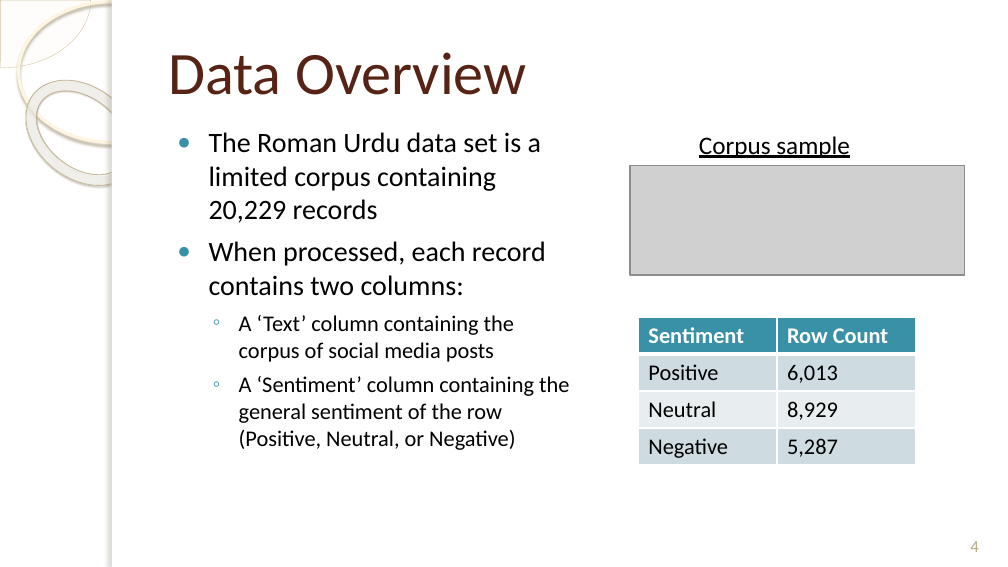
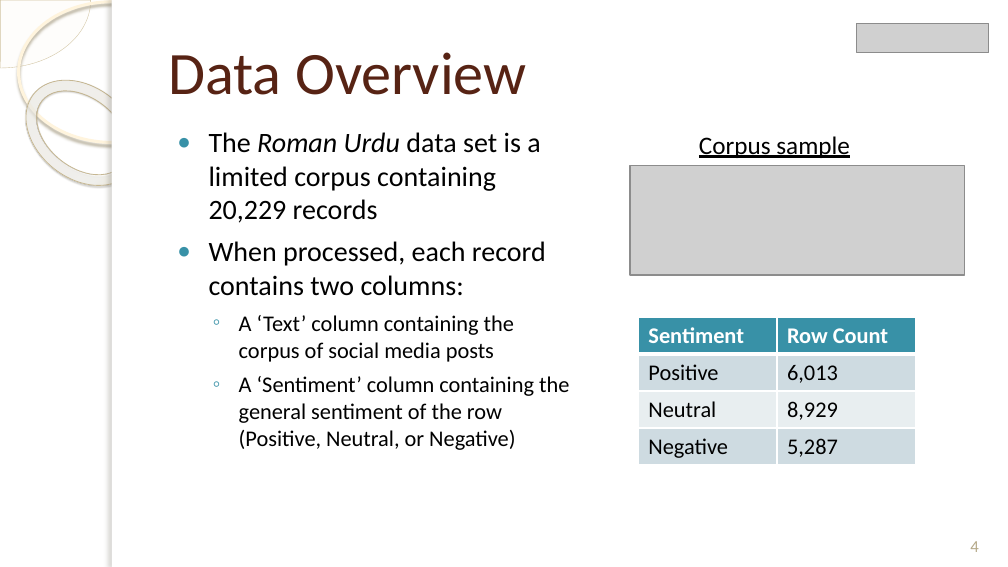
Before and after one commit to JosephGirsch/portfolio, a slide deck: slide 4 of assets/Roman Urdu Sentiment Identification.pptx. Drawn at 1008x567 pixels with LibreOffice and Linux fonts; fonts in the diff are those of the drawing; grey boxes stand for pictures; background and template pictures are left out. Boxes give left, top, right and bottom in pixels: in the first picture for what was removed or moved away, otherwise in the second. Text is boxed around its words. In the diff, an @@ line names an element or a change of style, - is before the commit and + after.

Commit message:
Update ppt and github link to Roman Urdu

```diff
--- a/assets/Roman Urdu Sentiment Identification.pptx
+++ b/assets/Roman Urdu Sentiment Identification.pptx
@@ picture added at (x1=857, y1=23, x2=989, y2=53) @@
@@ text at (x1=209, y1=132, x2=540, y2=223): italic on in "Roman Urdu" @@
```
Also in this commit, not shown: 14 other slides changed, 1 other file.
